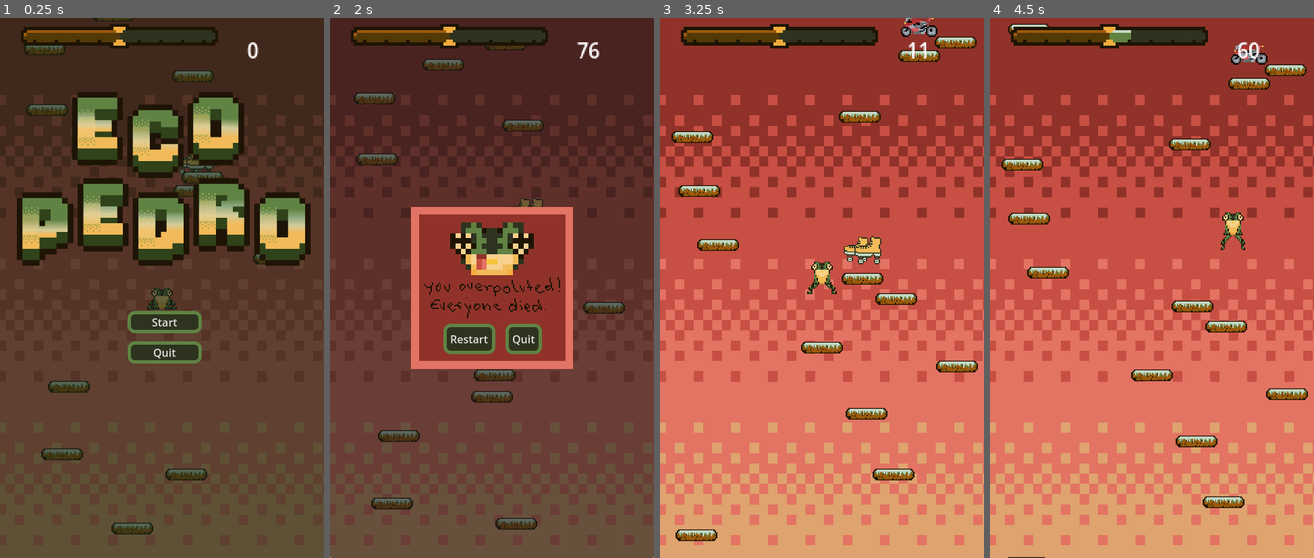
Above: before the commit, frames 1-4 (left to right).
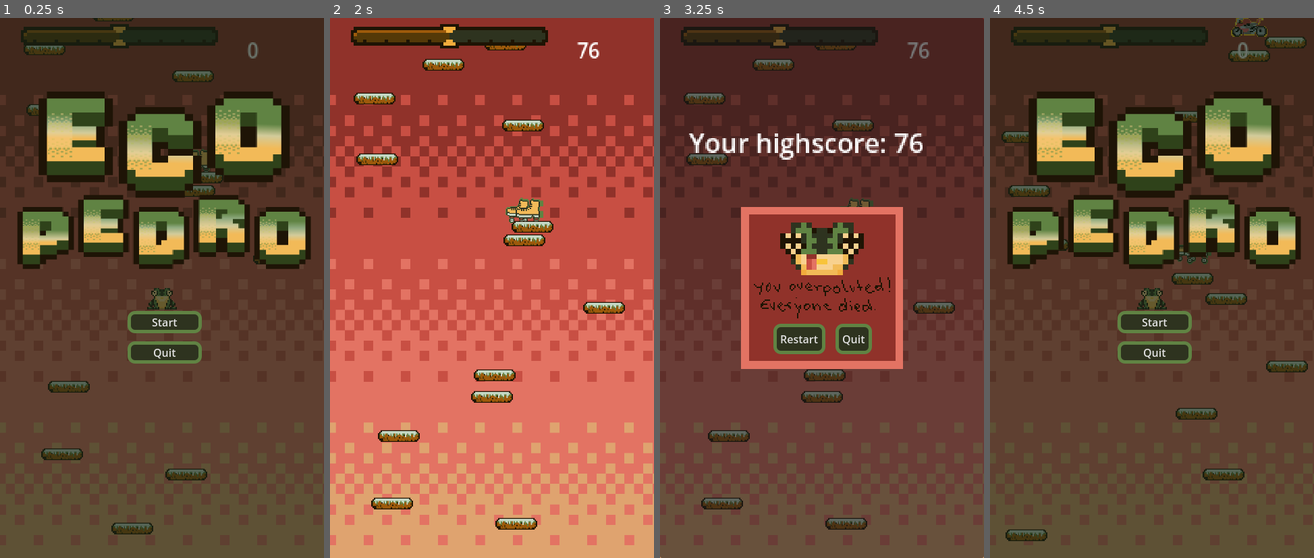
Above: after the commit, the same moments.

Repository: stefko-jam/Game_Jam
Game: Godot game, scene res://scenes/game.tscn
The game is run twice, just before and just after one commit, with the same random seed, the same clock (stepped at 60 frames per second) and the same inputs.
Inputs (mouse positions are in pixels of both pictures, inside the frame that each line leads up to):
- Up to frame 1 (0.25 s): no input
- Up to frame 2 (2 s): click "Start" at 0.5 s; hold D (right) from 1.28 s (still down)
- Up to frame 3 (3.25 s): release D (right) at 2 s; click (799, 336) at 2 s, where only the run before the commit has a clickable "Restart"; click (825, 320) at 2.75 s, where only the run before the commit has a clickable "Start"
- Up to frame 4 (4.5 s): click (1129, 336) at 3.5 s, where only the run after the commit has a clickable "Restart"; hold D (right) from 4.28 s (still down)

The runs differ from the first frame. In frame 1, 20% of the frame differs, in the area x 5-97%, y 1-47%; in frame 2, 96%; in frame 3, 97%; in frame 4, 99%, in the area x 0-100%, y 0-100%.

Commit message:
Sound fixed

Diff:
--- /dev/null
+++ b/assets/sprites/icon.svg
@@ -0,0 +1,302 @@
+<?xml version="1.0" encoding="UTF-8"?>
+<svg id="Layer_1" xmlns="http://www.w3.org/2000/svg" version="1.1" viewBox="0 0 128 128">
+  <!-- Generator: Adobe Illustrator 29.4.0, SVG Export Plug-In . SVG Version: 2.1.0 Build 152)  -->
+  <defs>
+    <style>
+      .st0 {
+        fill: #1e1404;
+      }
+
+      .st1 {
+        fill: #b38941;
+      }
+
+      .st2 {
+        fill: #f8d18e;
+      }
+
+      .st3 {
+        fill: #608343;
+      }
+
+      .st4 {
+        fill: #f2bb57;
+      }
+
+      .st5 {
+        fill: #f8c43a;
+      }
+
+      .st6 {
+        fill: #2e331f;
+      }
+
+      .st7 {
+        fill: #f2ac3c;
+      }
+
+      .st8 {
+        fill: #e37363;
+        stroke: #90322a;
+        stroke-width: 4px;
+      }
+    </style>
+  </defs>
+  <rect class="st8" x="2" y="2" width="124" height="124" rx="14" ry="14"/>
+  <g>
+    <rect class="st6" x="37.63" y="28.84" width="4.39" height="4.39"/>
+    <rect class="st6" x="42.03" y="28.84" width="4.39" height="4.39"/>
+    <rect class="st3" x="46.42" y="28.84" width="4.39" height="4.39"/>
+    <rect class="st6" x="50.82" y="28.84" width="4.39" height="4.39"/>
+    <rect class="st6" x="72.79" y="28.84" width="4.39" height="4.39"/>
+    <rect class="st3" x="77.18" y="28.84" width="4.39" height="4.39"/>
+    <rect class="st6" x="81.58" y="28.84" width="4.39" height="4.39"/>
+    <rect class="st6" x="85.97" y="28.84" width="4.39" height="4.39"/>
+    <rect class="st6" x="37.63" y="33.24" width="4.39" height="4.39"/>
+    <rect class="st3" x="42.03" y="33.24" width="4.39" height="4.39"/>
+    <rect class="st3" x="46.42" y="33.24" width="4.39" height="4.39"/>
+    <rect class="st3" x="50.82" y="33.24" width="4.39" height="4.39"/>
+    <rect class="st0" x="55.21" y="33.24" width="4.39" height="4.39"/>
+    <rect class="st6" x="59.61" y="33.24" width="4.39" height="4.39"/>
+    <rect class="st6" x="64" y="33.24" width="4.39" height="4.39"/>
+    <rect class="st0" x="68.39" y="33.24" width="4.39" height="4.39"/>
+    <rect class="st3" x="72.79" y="33.24" width="4.39" height="4.39"/>
+    <rect class="st3" x="77.18" y="33.24" width="4.39" height="4.39"/>
+    <rect class="st3" x="81.58" y="33.24" width="4.39" height="4.39"/>
+    <rect class="st6" x="85.97" y="33.24" width="4.39" height="4.39"/>
+    <rect class="st0" x="28.84" y="37.63" width="4.39" height="4.39"/>
+    <rect class="st0" x="33.24" y="37.63" width="4.39" height="4.39"/>
+    <rect class="st2" x="37.63" y="37.63" width="4.39" height="4.39"/>
+    <rect class="st2" x="42.03" y="37.63" width="4.39" height="4.39"/>
+    <rect class="st6" x="46.42" y="37.63" width="4.39" height="4.39"/>
+    <rect class="st3" x="50.82" y="37.63" width="4.39" height="4.39"/>
+    <rect class="st6" x="55.21" y="37.63" width="4.39" height="4.39"/>
+    <rect class="st6" x="59.61" y="37.63" width="4.39" height="4.39"/>
+    <rect class="st6" x="64" y="37.63" width="4.39" height="4.39"/>
+    <rect class="st6" x="68.39" y="37.63" width="4.39" height="4.39"/>
+    <rect class="st3" x="72.79" y="37.63" width="4.39" height="4.39"/>
+    <rect class="st6" x="77.18" y="37.63" width="4.39" height="4.39"/>
+    <rect class="st2" x="81.58" y="37.63" width="4.39" height="4.39"/>
+    <rect class="st2" x="85.97" y="37.63" width="4.39" height="4.39"/>
+    <rect class="st0" x="90.37" y="37.63" width="4.39" height="4.39"/>
+    <rect class="st0" x="94.76" y="37.63" width="4.39" height="4.39"/>
+    <rect class="st0" x="28.84" y="42.03" width="4.39" height="4.39"/>
+    <rect class="st2" x="33.24" y="42.03" width="4.39" height="4.39"/>
+    <rect class="st0" x="37.63" y="42.03" width="4.39" height="4.39"/>
+    <rect class="st2" x="42.03" y="42.03" width="4.39" height="4.39"/>
+    <rect class="st6" x="46.42" y="42.03" width="4.39" height="4.39"/>
+    <rect class="st3" x="50.82" y="42.03" width="4.39" height="4.39"/>
+    <rect class="st3" x="55.21" y="42.03" width="4.39" height="4.39"/>
+    <rect class="st6" x="59.61" y="42.03" width="4.39" height="4.39"/>
+    <rect class="st6" x="64" y="42.03" width="4.39" height="4.39"/>
+    <rect class="st3" x="68.39" y="42.03" width="4.39" height="4.39"/>
+    <rect class="st3" x="72.79" y="42.03" width="4.39" height="4.39"/>
+    <rect class="st6" x="77.18" y="42.03" width="4.39" height="4.39"/>
+    <rect class="st2" x="81.58" y="42.03" width="4.39" height="4.39"/>
+    <rect class="st0" x="85.97" y="42.03" width="4.39" height="4.39"/>
+    <rect class="st2" x="90.37" y="42.03" width="4.39" height="4.39"/>
+    <rect class="st0" x="94.76" y="42.03" width="4.39" height="4.39"/>
+    <rect class="st0" x="28.84" y="46.42" width="4.39" height="4.39"/>
+    <rect class="st2" x="33.24" y="46.42" width="4.39" height="4.39"/>
+    <rect class="st2" x="37.63" y="46.42" width="4.39" height="4.39"/>
+    <rect class="st2" x="42.03" y="46.42" width="4.39" height="4.39"/>
+    <rect class="st0" x="46.42" y="46.42" width="4.39" height="4.39"/>
+    <rect class="st3" x="50.82" y="46.42" width="4.39" height="4.39"/>
+    <rect class="st6" x="55.21" y="46.42" width="4.39" height="4.39"/>
+    <rect class="st6" x="59.61" y="46.42" width="4.39" height="4.39"/>
+    <rect class="st6" x="64" y="46.42" width="4.39" height="4.39"/>
+    <rect class="st6" x="68.39" y="46.42" width="4.39" height="4.39"/>
+    <rect class="st3" x="72.79" y="46.42" width="4.39" height="4.39"/>
+    <rect class="st0" x="77.18" y="46.42" width="4.39" height="4.39"/>
+    <rect class="st2" x="81.58" y="46.42" width="4.39" height="4.39"/>
+    <rect class="st2" x="85.97" y="46.42" width="4.39" height="4.39"/>
+    <rect class="st2" x="90.37" y="46.42" width="4.39" height="4.39"/>
+    <rect class="st0" x="94.76" y="46.42" width="4.39" height="4.39"/>
+    <rect class="st0" x="33.24" y="50.82" width="4.39" height="4.39"/>
+    <rect class="st2" x="37.63" y="50.82" width="4.39" height="4.39"/>
+    <rect class="st0" x="42.03" y="50.82" width="4.39" height="4.39"/>
+    <rect class="st3" x="46.42" y="50.82" width="4.39" height="4.39"/>
+    <rect class="st3" x="50.82" y="50.82" width="4.39" height="4.39"/>
+    <rect class="st3" x="55.21" y="50.82" width="4.39" height="4.39"/>
+    <rect class="st6" x="59.61" y="50.82" width="4.39" height="4.39"/>
+    <rect class="st6" x="64" y="50.82" width="4.39" height="4.39"/>
+    <rect class="st3" x="68.39" y="50.82" width="4.39" height="4.39"/>
+    <rect class="st3" x="72.79" y="50.82" width="4.39" height="4.39"/>
+    <rect class="st3" x="77.18" y="50.82" width="4.39" height="4.39"/>
+    <rect class="st0" x="81.58" y="50.82" width="4.39" height="4.39"/>
+    <rect class="st2" x="85.97" y="50.82" width="4.39" height="4.39"/>
+    <rect class="st0" x="90.37" y="50.82" width="4.39" height="4.39"/>
+    <rect class="st0" x="37.63" y="55.21" width="4.39" height="4.39"/>
+    <rect class="st4" x="42.03" y="55.21" width="4.39" height="4.39"/>
+    <rect class="st2" x="46.42" y="55.21" width="4.39" height="4.39"/>
+    <rect class="st2" x="50.82" y="55.21" width="4.39" height="4.39"/>
+    <rect class="st2" x="55.21" y="55.21" width="4.39" height="4.39"/>
+    <rect class="st2" x="59.61" y="55.21" width="4.39" height="4.39"/>
+    <rect class="st2" x="64" y="55.21" width="4.39" height="4.39"/>
+    <rect class="st2" x="68.39" y="55.21" width="4.39" height="4.39"/>
+    <rect class="st2" x="72.79" y="55.21" width="4.39" height="4.39"/>
+    <rect class="st2" x="77.18" y="55.21" width="4.39" height="4.39"/>
+    <rect class="st4" x="81.58" y="55.21" width="4.39" height="4.39"/>
+    <rect class="st0" x="85.97" y="55.21" width="4.39" height="4.39"/>
+    <rect class="st6" x="37.63" y="59.61" width="4.39" height="4.39"/>
+    <rect class="st4" x="42.03" y="59.61" width="4.39" height="4.39"/>
+    <rect class="st2" x="46.42" y="59.61" width="4.39" height="4.39"/>
+    <rect class="st2" x="50.82" y="59.61" width="4.39" height="4.39"/>
+    <rect class="st2" x="55.21" y="59.61" width="4.39" height="4.39"/>
+    <rect class="st5" x="59.61" y="59.61" width="4.39" height="4.39"/>
+    <rect class="st5" x="64" y="59.61" width="4.39" height="4.39"/>
+    <rect class="st2" x="68.39" y="59.61" width="4.39" height="4.39"/>
+    <rect class="st2" x="72.79" y="59.61" width="4.39" height="4.39"/>
+    <rect class="st2" x="77.18" y="59.61" width="4.39" height="4.39"/>
+    <rect class="st4" x="81.58" y="59.61" width="4.39" height="4.39"/>
+    <rect class="st6" x="85.97" y="59.61" width="4.39" height="4.39"/>
+    <rect class="st0" x="33.24" y="64" width="4.39" height="4.39"/>
+    <rect class="st3" x="37.63" y="64" width="4.39" height="4.39"/>
+    <rect class="st4" x="42.03" y="64" width="4.39" height="4.39"/>
+    <rect class="st4" x="46.42" y="64" width="4.39" height="4.39"/>
+    <rect class="st2" x="50.82" y="64" width="4.39" height="4.39"/>
+    <rect class="st2" x="55.21" y="64" width="4.39" height="4.39"/>
+    <rect class="st2" x="59.61" y="64" width="4.39" height="4.39"/>
+    <rect class="st2" x="64" y="64" width="4.39" height="4.39"/>
+    <rect class="st2" x="68.39" y="64" width="4.39" height="4.39"/>
+    <rect class="st2" x="72.79" y="64" width="4.39" height="4.39"/>
+    <rect class="st4" x="77.18" y="64" width="4.39" height="4.39"/>
+    <rect class="st4" x="81.58" y="64" width="4.39" height="4.39"/>
+    <rect class="st3" x="85.97" y="64" width="4.39" height="4.39"/>
+    <rect class="st0" x="90.37" y="64" width="4.39" height="4.39"/>
+    <rect class="st0" x="28.84" y="68.39" width="4.39" height="4.39"/>
+    <rect class="st0" x="33.24" y="68.39" width="4.39" height="4.39"/>
+    <rect class="st3" x="37.63" y="68.39" width="4.39" height="4.39"/>
+    <rect class="st6" x="42.03" y="68.39" width="4.39" height="4.39"/>
+    <rect class="st4" x="46.42" y="68.39" width="4.39" height="4.39"/>
+    <rect class="st4" x="50.82" y="68.39" width="4.39" height="4.39"/>
+    <rect class="st2" x="55.21" y="68.39" width="4.39" height="4.39"/>
+    <rect class="st2" x="59.61" y="68.39" width="4.39" height="4.39"/>
+    <rect class="st2" x="64" y="68.39" width="4.39" height="4.39"/>
+    <rect class="st2" x="68.39" y="68.39" width="4.39" height="4.39"/>
+    <rect class="st4" x="72.79" y="68.39" width="4.39" height="4.39"/>
+    <rect class="st4" x="77.18" y="68.39" width="4.39" height="4.39"/>
+    <rect class="st6" x="81.58" y="68.39" width="4.39" height="4.39"/>
+    <rect class="st3" x="85.97" y="68.39" width="4.39" height="4.39"/>
+    <rect class="st0" x="90.37" y="68.39" width="4.39" height="4.39"/>
+    <rect class="st0" x="94.76" y="68.39" width="4.39" height="4.39"/>
+    <rect class="st3" x="24.45" y="72.79" width="4.39" height="4.39"/>
+    <rect class="st6" x="28.84" y="72.79" width="4.39" height="4.39"/>
+    <rect class="st0" x="33.24" y="72.79" width="4.39" height="4.39"/>
+    <rect class="st3" x="37.63" y="72.79" width="4.39" height="4.39"/>
+    <rect class="st3" x="42.03" y="72.79" width="4.39" height="4.39"/>
+    <rect class="st7" x="46.42" y="72.79" width="4.39" height="4.39"/>
+    <rect class="st4" x="50.82" y="72.79" width="4.39" height="4.39"/>
+    <rect class="st4" x="55.21" y="72.79" width="4.39" height="4.39"/>
+    <rect class="st4" x="59.61" y="72.79" width="4.39" height="4.39"/>
+    <rect class="st4" x="64" y="72.79" width="4.39" height="4.39"/>
+    <rect class="st4" x="68.39" y="72.79" width="4.39" height="4.39"/>
+    <rect class="st4" x="72.79" y="72.79" width="4.39" height="4.39"/>
+    <rect class="st7" x="77.18" y="72.79" width="4.39" height="4.39"/>
+    <rect class="st3" x="81.58" y="72.79" width="4.39" height="4.39"/>
+    <rect class="st3" x="85.97" y="72.79" width="4.39" height="4.39"/>
+    <rect class="st0" x="90.37" y="72.79" width="4.39" height="4.39"/>
+    <rect class="st6" x="94.76" y="72.79" width="4.39" height="4.39"/>
+    <rect class="st3" x="99.16" y="72.79" width="4.39" height="4.39"/>
+    <rect class="st0" x="20.05" y="77.18" width="4.39" height="4.39"/>
+    <rect class="st3" x="24.45" y="77.18" width="4.39" height="4.39"/>
+    <rect class="st6" x="28.84" y="77.18" width="4.39" height="4.39"/>
+    <rect class="st0" x="33.24" y="77.18" width="4.39" height="4.39"/>
+    <rect class="st3" x="37.63" y="77.18" width="4.39" height="4.39"/>
+    <rect class="st3" x="42.03" y="77.18" width="4.39" height="4.39"/>
+    <rect class="st0" x="46.42" y="77.18" width="4.39" height="4.39"/>
+    <rect class="st4" x="50.82" y="77.18" width="4.39" height="4.39"/>
+    <rect class="st4" x="55.21" y="77.18" width="4.39" height="4.39"/>
+    <rect class="st4" x="59.61" y="77.18" width="4.39" height="4.39"/>
+    <rect class="st4" x="64" y="77.18" width="4.39" height="4.39"/>
+    <rect class="st4" x="68.39" y="77.18" width="4.39" height="4.39"/>
+    <rect class="st4" x="72.79" y="77.18" width="4.39" height="4.39"/>
+    <rect class="st0" x="77.18" y="77.18" width="4.39" height="4.39"/>
+    <rect class="st3" x="81.58" y="77.18" width="4.39" height="4.39"/>
+    <rect class="st3" x="85.97" y="77.18" width="4.39" height="4.39"/>
+    <rect class="st0" x="90.37" y="77.18" width="4.39" height="4.39"/>
+    <rect class="st6" x="94.76" y="77.18" width="4.39" height="4.39"/>
+    <rect class="st3" x="99.16" y="77.18" width="4.39" height="4.39"/>
+    <rect class="st0" x="103.55" y="77.18" width="4.39" height="4.39"/>
+    <rect class="st0" x="20.05" y="81.58" width="4.39" height="4.39"/>
+    <rect class="st6" x="24.45" y="81.58" width="4.39" height="4.39"/>
+    <rect class="st6" x="28.84" y="81.58" width="4.39" height="4.39"/>
+    <rect class="st0" x="33.24" y="81.58" width="4.39" height="4.39"/>
+    <rect class="st6" x="37.63" y="81.58" width="4.39" height="4.39"/>
+    <rect class="st3" x="42.03" y="81.58" width="4.39" height="4.39"/>
+    <rect class="st0" x="46.42" y="81.58" width="4.39" height="4.39"/>
+    <rect class="st4" x="50.82" y="81.58" width="4.39" height="4.39"/>
+    <rect class="st4" x="55.21" y="81.58" width="4.39" height="4.39"/>
+    <rect class="st4" x="59.61" y="81.58" width="4.39" height="4.39"/>
+    <rect class="st4" x="64" y="81.58" width="4.39" height="4.39"/>
+    <rect class="st4" x="68.39" y="81.58" width="4.39" height="4.39"/>
+    <rect class="st4" x="72.79" y="81.58" width="4.39" height="4.39"/>
+    <rect class="st0" x="77.18" y="81.58" width="4.39" height="4.39"/>
+    <rect class="st3" x="81.58" y="81.58" width="4.39" height="4.39"/>
+    <rect class="st6" x="85.97" y="81.58" width="4.39" height="4.39"/>
+    <rect class="st0" x="90.37" y="81.58" width="4.39" height="4.39"/>
+    <rect class="st6" x="94.76" y="81.58" width="4.39" height="4.39"/>
+    <rect class="st6" x="99.16" y="81.58" width="4.39" height="4.39"/>
+    <rect class="st0" x="103.55" y="81.58" width="4.39" height="4.39"/>
+    <rect class="st0" x="24.45" y="85.97" width="4.39" height="4.39"/>
+    <rect class="st0" x="28.84" y="85.97" width="4.39" height="4.39"/>
+    <rect class="st6" x="37.63" y="85.97" width="4.39" height="4.39"/>
+    <rect class="st3" x="42.03" y="85.97" width="4.39" height="4.39"/>
+    <rect class="st3" x="46.42" y="85.97" width="4.39" height="4.39"/>
+    <rect class="st7" x="50.82" y="85.97" width="4.39" height="4.39"/>
+    <rect class="st4" x="55.21" y="85.97" width="4.39" height="4.39"/>
+    <rect class="st4" x="59.61" y="85.97" width="4.39" height="4.39"/>
+    <rect class="st4" x="64" y="85.97" width="4.39" height="4.39"/>
+    <rect class="st4" x="68.39" y="85.97" width="4.39" height="4.39"/>
+    <rect class="st7" x="72.79" y="85.97" width="4.39" height="4.39"/>
+    <rect class="st3" x="77.18" y="85.97" width="4.39" height="4.39"/>
+    <rect class="st3" x="81.58" y="85.97" width="4.39" height="4.39"/>
+    <rect class="st6" x="85.97" y="85.97" width="4.39" height="4.39"/>
+    <rect class="st0" x="94.76" y="85.97" width="4.39" height="4.39"/>
+    <rect class="st0" x="99.16" y="85.97" width="4.39" height="4.39"/>
+    <rect class="st0" x="15.66" y="90.37" width="4.39" height="4.39"/>
+    <rect class="st3" x="20.05" y="90.37" width="4.39" height="4.39"/>
+    <rect class="st3" x="24.45" y="90.37" width="4.39" height="4.39"/>
+    <rect class="st6" x="28.84" y="90.37" width="4.39" height="4.39"/>
+    <rect class="st0" x="33.24" y="90.37" width="4.39" height="4.39"/>
+    <rect class="st3" x="37.63" y="90.37" width="4.39" height="4.39"/>
+    <rect class="st6" x="42.03" y="90.37" width="4.39" height="4.39"/>
+    <rect class="st3" x="46.42" y="90.37" width="4.39" height="4.39"/>
+    <rect class="st0" x="50.82" y="90.37" width="4.39" height="4.39"/>
+    <rect class="st7" x="55.21" y="90.37" width="4.39" height="4.39"/>
+    <rect class="st7" x="59.61" y="90.37" width="4.39" height="4.39"/>
+    <rect class="st7" x="64" y="90.37" width="4.39" height="4.39"/>
+    <rect class="st7" x="68.39" y="90.37" width="4.39" height="4.39"/>
+    <rect class="st0" x="72.79" y="90.37" width="4.39" height="4.39"/>
+    <rect class="st3" x="77.18" y="90.37" width="4.39" height="4.39"/>
+    <rect class="st6" x="81.58" y="90.37" width="4.39" height="4.39"/>
+    <rect class="st3" x="85.97" y="90.37" width="4.39" height="4.39"/>
+    <rect class="st0" x="90.37" y="90.37" width="4.39" height="4.39"/>
+    <rect class="st6" x="94.76" y="90.37" width="4.39" height="4.39"/>
+    <rect class="st3" x="99.16" y="90.37" width="4.39" height="4.39"/>
+    <rect class="st3" x="103.55" y="90.37" width="4.39" height="4.39"/>
+    <rect class="st0" x="107.95" y="90.37" width="4.39" height="4.39"/>
+    <rect class="st0" x="15.66" y="94.76" width="4.39" height="4.39"/>
+    <rect class="st6" x="20.05" y="94.76" width="4.39" height="4.39"/>
+    <rect class="st6" x="24.45" y="94.76" width="4.39" height="4.39"/>
+    <rect class="st6" x="28.84" y="94.76" width="4.39" height="4.39"/>
+    <rect class="st0" x="33.24" y="94.76" width="4.39" height="4.39"/>
+    <rect class="st6" x="37.63" y="94.76" width="4.39" height="4.39"/>
+    <rect class="st0" x="42.03" y="94.76" width="4.39" height="4.39"/>
+    <rect class="st6" x="46.42" y="94.76" width="4.39" height="4.39"/>
+    <rect class="st0" x="50.82" y="94.76" width="4.39" height="4.39"/>
+    <rect class="st1" x="55.21" y="94.76" width="4.39" height="4.39"/>
+    <rect class="st1" x="59.61" y="94.76" width="4.39" height="4.39"/>
+    <rect class="st1" x="64" y="94.76" width="4.39" height="4.39"/>
+    <rect class="st1" x="68.39" y="94.76" width="4.39" height="4.39"/>
+    <rect class="st0" x="72.79" y="94.76" width="4.39" height="4.39"/>
+    <rect class="st6" x="77.18" y="94.76" width="4.39" height="4.39"/>
+    <rect class="st0" x="81.58" y="94.76" width="4.39" height="4.39"/>
+    <rect class="st6" x="85.97" y="94.76" width="4.39" height="4.39"/>
+    <rect class="st0" x="90.37" y="94.76" width="4.39" height="4.39"/>
+    <rect class="st6" x="94.76" y="94.76" width="4.39" height="4.39"/>
+    <rect class="st6" x="99.16" y="94.76" width="4.39" height="4.39"/>
+    <rect class="st6" x="103.55" y="94.76" width="4.39" height="4.39"/>
+    <rect class="st0" x="107.95" y="94.76" width="4.39" height="4.39"/>
+  </g>
+</svg>
--- a/project.godot
+++ b/project.godot
@@ -13,7 +13,7 @@
 config/name="Game Jam"
 run/main_scene="uid://cqd7ldsiyju6"
 config/features=PackedStringArray("4.4", "Forward Plus")
-config/icon="res://icon.svg"
+config/icon="uid://d3svo16fioxlq"
 
 [display]
 
--- a/scenes/game.tscn
+++ b/scenes/game.tscn
@@ -1,8 +1,9 @@
-[gd_scene load_steps=24 format=3 uid="uid://cqd7ldsiyju6"]
+[gd_scene load_steps=25 format=3 uid="uid://cqd7ldsiyju6"]
 
 [ext_resource type="Script" uid="uid://hkh62gyt3sx" path="res://scripts/game.gd" id="1_gee14"]
 [ext_resource type="Script" uid="uid://bopk8pf470luu" path="res://scripts/platform_manager.gd" id="1_lnu2h"]
 [ext_resource type="PackedScene" uid="uid://tjhp1kl5g3nj" path="res://scenes/platform.tscn" id="1_yqjtg"]
+[ext_resource type="AudioStream" uid="uid://c1atn5owjo0us" path="res://assets/sounds/main_theme_music.mp3" id="2_ca42v"]
 [ext_resource type="PackedScene" uid="uid://ch4wq8sqxm8gq" path="res://scenes/player.tscn" id="2_lnu2h"]
 [ext_resource type="Script" uid="uid://btcljjbatywte" path="res://scripts/camera_2d.gd" id="3_lnu2h"]
 [ext_resource type="Script" uid="uid://ce85gl3vbee0a" path="res://scripts/game_manager.gd" id="3_vtaks"]
@@ -64,6 +65,11 @@
 
 [node name="Game" type="Node2D"]
 script = ExtResource("1_gee14")
+
+[node name="AudioStreamPlayer2D" type="AudioStreamPlayer2D" parent="."]
+stream = ExtResource("2_ca42v")
+volume_db = -10.587
+autoplay = true
 
 [node name="TileMap" type="TileMap" parent="."]
 tile_set = SubResource("TileSet_0tnpc")
@@ -131,12 +137,6 @@
 
 [node name="HUD" type="CanvasLayer" parent="."]
 
-[node name="MainMenu" parent="HUD" instance=ExtResource("8_gee14")]
-offset_top = -119.0
-offset_bottom = -119.0
-
-[node name="GameOver" parent="HUD" instance=ExtResource("9_0tnpc")]
-
 [node name="GameManager" type="Node" parent="HUD"]
 unique_name_in_owner = true
 script = ExtResource("3_vtaks")
@@ -161,3 +161,9 @@
 scale = Vector2(1.84017, 2.00924)
 text = "Test"
 metadata/_edit_use_anchors_ = true
+
+[node name="MainMenu" parent="HUD" instance=ExtResource("8_gee14")]
+offset_top = -119.0
+offset_bottom = -119.0
+
+[node name="GameOver" parent="HUD" instance=ExtResource("9_0tnpc")]
--- a/scenes/game_over.gd
+++ b/scenes/game_over.gd
@@ -3,6 +3,7 @@
 @onready var restart_button: Button = $HBoxContainer/RestartButton
 @onready var quit_button: Button = $HBoxContainer/QuitButton
 
+var highscore:int
 
 func _ready():
 	visible = false  # hide the game over menu on start
@@ -16,3 +17,9 @@
 #connected to retry button
 func _on_restart_pressed() -> void:
 	get_tree().reload_current_scene()
+
+func _process(delta: float) -> void:
+	var player_position = %Player.position.y +28
+	if player_position < highscore:
+		highscore = player_position
+	$HighscoreLabel.text = "Your highscore: " + str(abs(int(highscore)))
--- a/scenes/game_over.tscn
+++ b/scenes/game_over.tscn
@@ -40,6 +40,15 @@
 grow_vertical = 2
 theme_override_styles/panel = SubResource("StyleBoxTexture_wqhvx")
 
+[node name="HighscoreLabel" type="Label" parent="."]
+layout_mode = 2
+offset_left = 43.0
+offset_top = 156.0
+offset_right = 58.0
+offset_bottom = 179.0
+scale = Vector2(2.44007, 2.44007)
+text = "hi"
+
 [node name="HBoxContainer" type="HBoxContainer" parent="."]
 layout_mode = 1
 anchors_preset = 7
--- a/scenes/main_menu.tscn
+++ b/scenes/main_menu.tscn
@@ -1,9 +1,8 @@
-[gd_scene load_steps=7 format=3 uid="uid://dpifnm2ff81j6"]
+[gd_scene load_steps=6 format=3 uid="uid://dpifnm2ff81j6"]
 
 [ext_resource type="Script" uid="uid://dbkebwmjw0l1k" path="res://scripts/main_menu.gd" id="1_l6cm7"]
-[ext_resource type="Theme" uid="uid://dbik2ws2p45a1" path="res://assets/styles/theme_button.tres" id="2_ekxnf"]
-[ext_resource type="Texture2D" uid="uid://dh1livqpvojuh" path="res://assets/sprites/title.png" id="2_wu84c"]
-[ext_resource type="Theme" uid="uid://dbik2ws2p45a1" path="res://styles/theme_button.tres" id="3_bqqt6"]
+[ext_resource type="Texture2D" uid="uid://d3guoxox26hvw" path="res://assets/sprites/title.png" id="2_wu84c"]
+[ext_resource type="Theme" uid="uid://dbik2ws2p45a1" path="res://assets/styles/theme_button.tres" id="3_bqqt6"]
 
 [sub_resource type="StyleBoxFlat" id="StyleBoxFlat_8ln24"]
 bg_color = Color(0.0823529, 0.137255, 0.0823529, 0.639216)
--- a/scripts/game_manager.gd
+++ b/scripts/game_manager.gd
@@ -9,6 +9,7 @@
 	if player_position < highscore:
 		highscore = player_position
 	score_label.text = str(abs(int(highscore)))
+
 
 
 func add_point():
--- a/scripts/killzone.gd
+++ b/scripts/killzone.gd
@@ -6,9 +6,12 @@
 
 func _on_body_entered(body: Node2D) -> void:
 	if body.name == "Player":
+		$dead_frog.play()
 		print("You died")
-		$dead_frog.play()
 		if game_over:
+			body.visible = false
+			await get_tree().create_timer(1.0).timeout
+			AudioServer.set_bus_mute(AudioServer.get_bus_index("Master"), true)
 			game_over.visible = true
 		else:
 			print("⚠️ GameOver node not found!")
Not shown, added: assets/sounds/main_theme_music.mp3.import
Binary file changed: assets/sprites/Air_Balloon.png
Binary file changed: assets/sprites/Motorcycle.png
Binary file changed: assets/sprites/Rollers.png
Binary file changed: assets/sprites/cruiseship.png
Not shown, added: assets/sprites/icon.svg.import
Binary file changed: assets/sprites/title.png
Not shown, changed: assets/sprites/title.png.import
Not shown: 1 places in scenes/main_menu.tscn that only renumber resources
Not shown, added: assets/sounds/main_theme_music.mp3
Not shown, added: assets/sprites/splash_motherload.mp4
